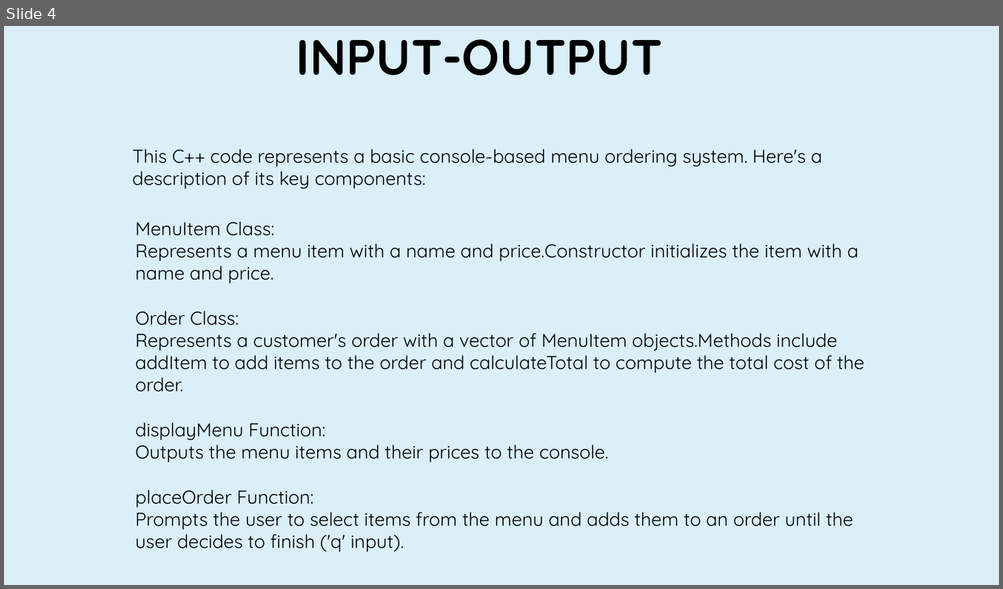
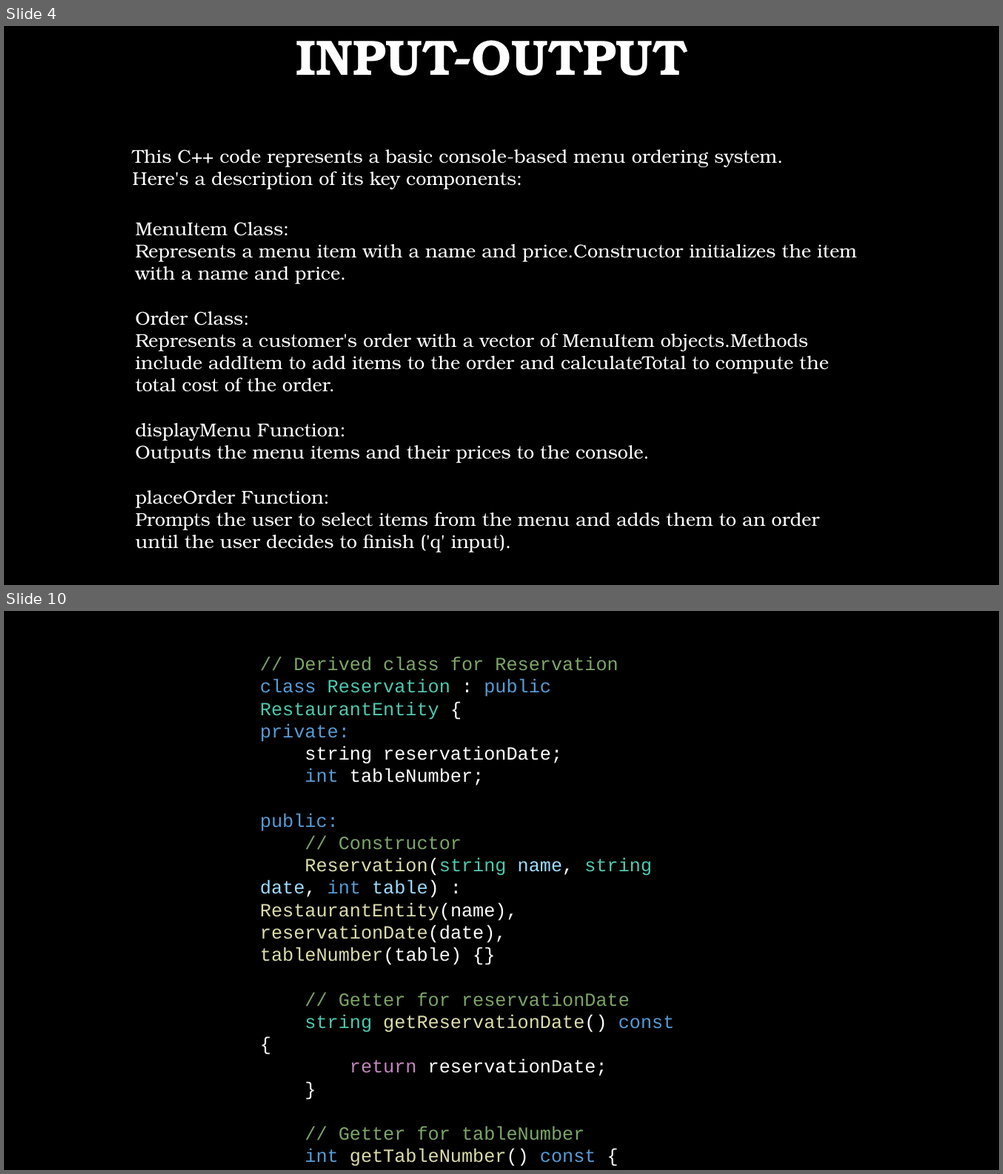
Before and after one commit to kalikumari292725/oopm-case-study, a slide deck: PRESENTATIONPPT3.pptx. Shown one above the other, each under a label of ours: slide 4 before the commit, slides 4 and 10 after it; the slides between them are not shown. The pictures are 1003x589 and 1003x1174 pixels, drawn with LibreOffice and Linux fonts; fonts in the diff are those of the drawing; background and template pictures are left out. Boxes give left, top, right and bottom in pixels: in the first picture for what was removed or moved away, otherwise in the second. Text is boxed around its words. In the diff, an @@ line names an element or a change of style, - is before the commit and + after.

```diff
--- a/PRESENTATIONPPT3.pptx
+++ b/PRESENTATIONPPT3.pptx
@@ slide 10 added at (4,611,999,1170), background picture (left out) @@
@@ text added at (260,657,674,1167), 18 pt, text #FFFFFF @@
+// Derived class for Reservation
+class Reservation : public RestaurantEntity {
+private:
+string reservationDate;
+int tableNumber;
+public:
+// Constructor
+Reservation(string name, string date, int table) : RestaurantEntity(name), reservationDate(date), tableNumber(table) {}
+// Getter for reservationDate
+string getReservationDate() const {
+return reservationDate;
+}
+// Getter for tableNumber
+int getTableNumber() const {
+return tableNumber;
+}
@@ slide 4 changed as well @@
@@ background #DBEFF9 to picture (left out) @@
@@ font Quicksand to TeX Gyre Bonum, text colour #000000 to #FFFFFF in 3 elements at (296,40,688,76), (132,150,782,190), (135,222,856,553) @@
```
Also in this commit, not shown: 4 other slides changed, 11 other slides added, 5 slides removed.
